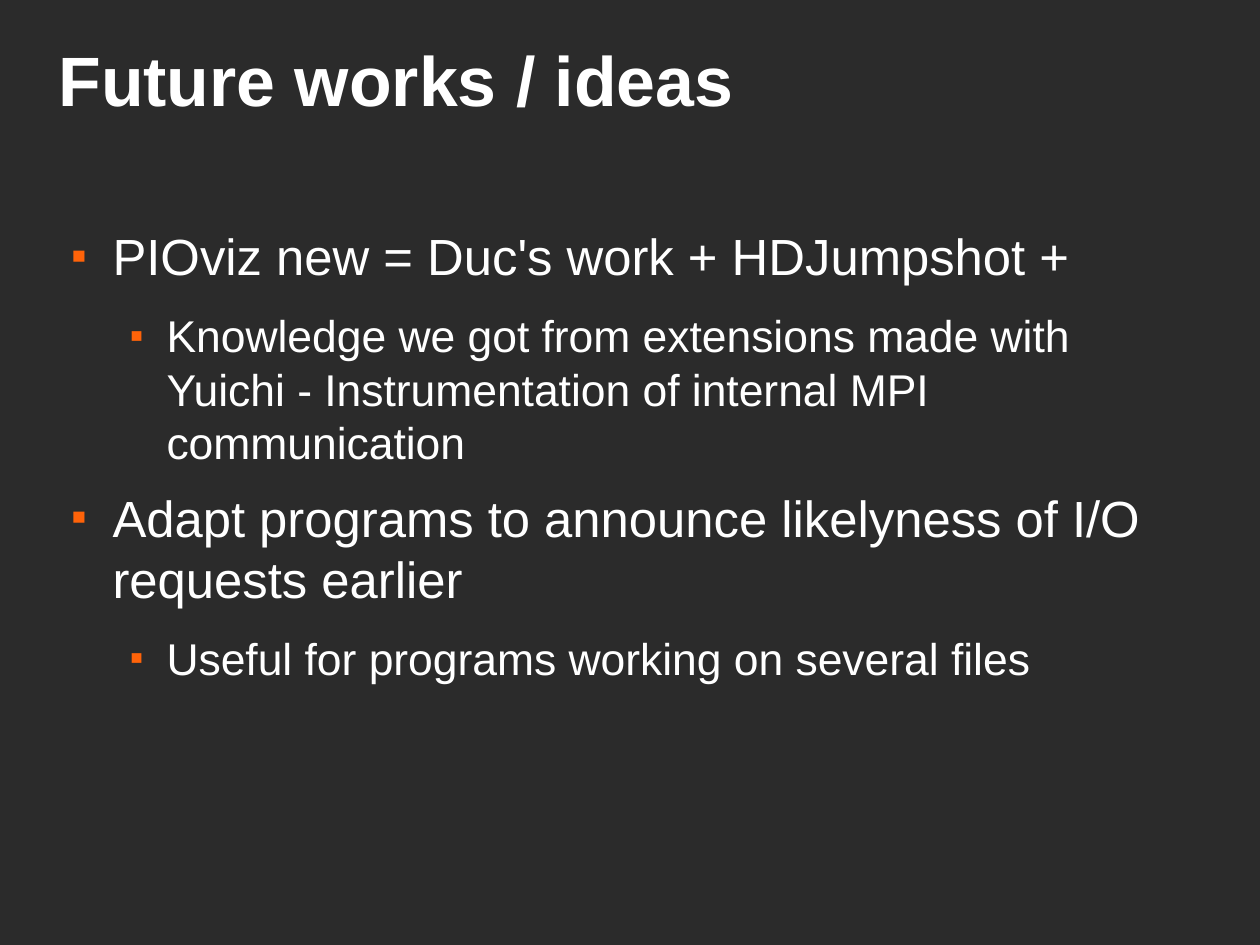
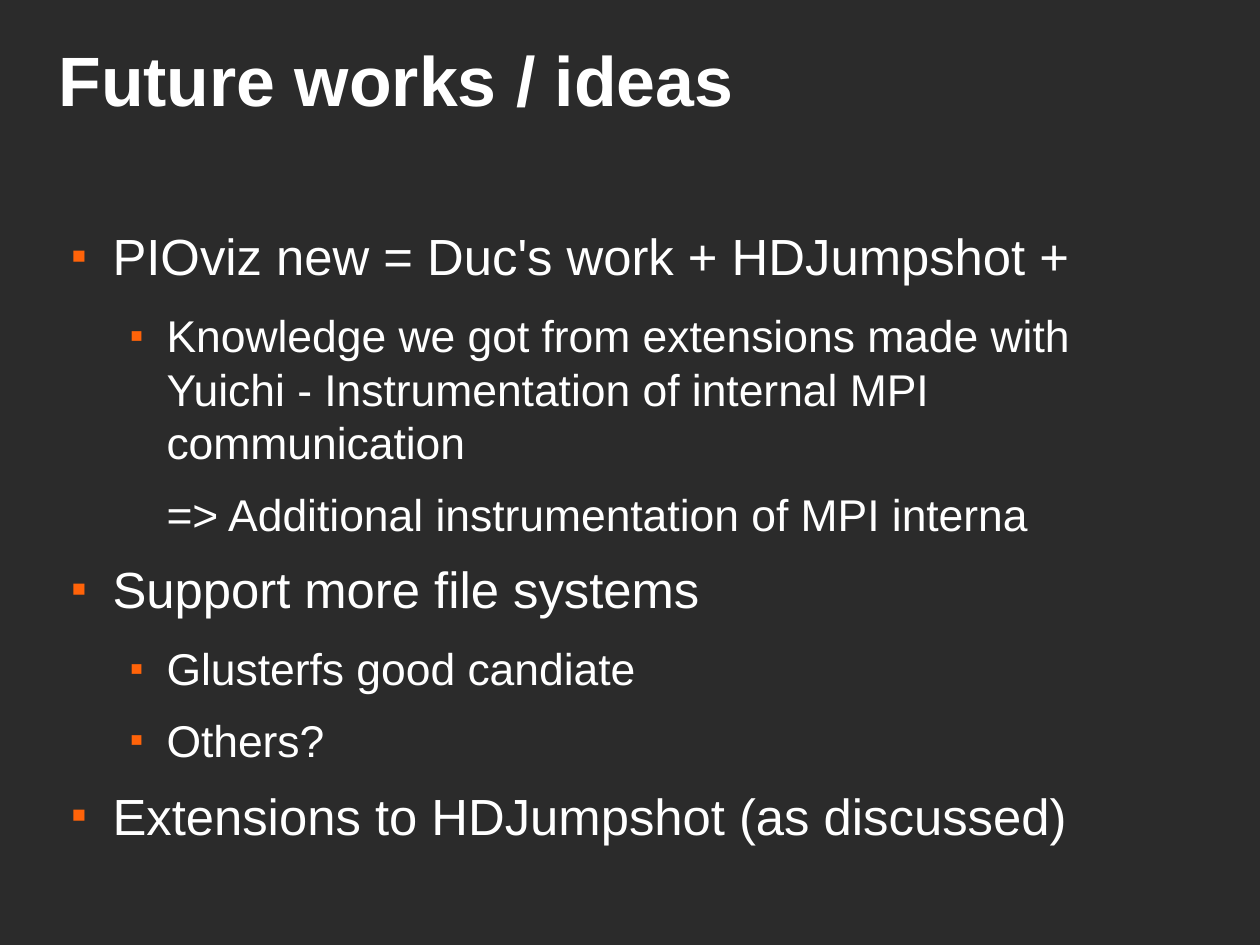
Before and after one commit to JulianKunkel/hdtrace-piosim, a slide deck: slide 47 of PIOsimHD-Doc/Presentations/OngoingWork-04-09/OngoingWork.odp (slide 42 before the commit). Drawn at 1260x945 pixels with LibreOffice and Linux fonts; fonts in the diff are those of the drawing; background and template pictures are left out; a plain dark background stands for a picture behind light text. Boxes give left, top, right and bottom in pixels: in the first picture for what was removed or moved away, otherwise in the second. Text is boxed around its words. In the diff, an @@ line names an element or a change of style, - is before the commit and + after.

```diff
--- a/PIOsimHD-Doc/Presentations/OngoingWork-04-09/OngoingWork.odp
+++ b/PIOsimHD-Doc/Presentations/OngoingWork-04-09/OngoingWork.odp
@@ text at (113,498,1067,845): text changed; size 32 to 28 pt @@
-■ Adapt programs to announce likelyness of I/O requests earlier
-  ■ Useful for programs working on several files
+  => Additional instrumentation of MPI interna
+■ Support more file systems
+  ■ Glusterfs good candiate
+  ■ Others?
+■ Extensions to HDJumpshot (as discussed)
```
Also in this commit, not shown: 22 other slides changed, 9 slides added, 1 slide removed.
